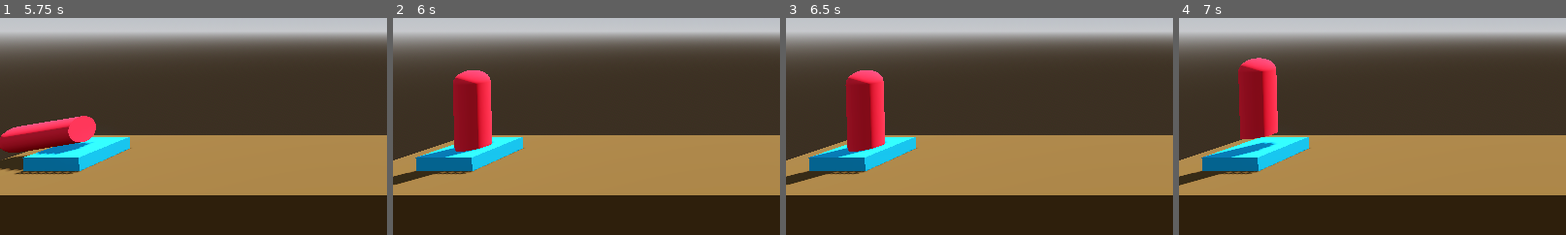
Above: before the commit, frames 1-4 (left to right).
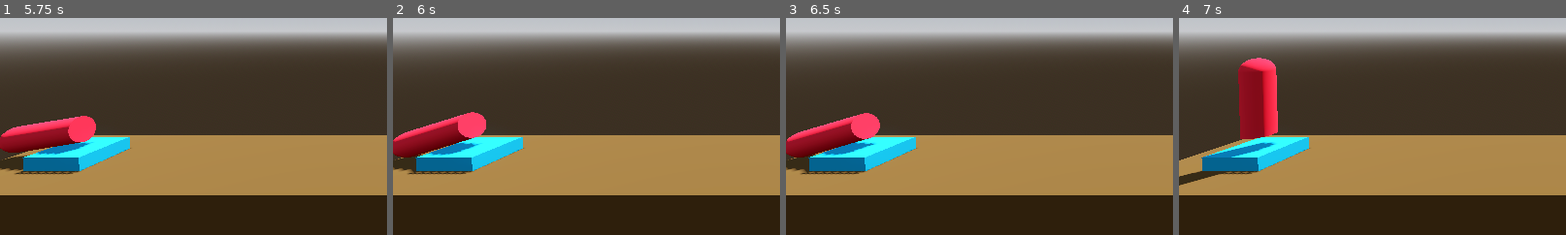
Above: after the commit, the same moments.

Repository: DrDuckson/Project_Boost
Game: Godot game, scene res://scenes/level.tscn
The game is run twice, just before and just after one commit, with the same random seed, the same clock (stepped at 60 frames per second) and the same inputs.
Inputs:
- Up to frame 1 (5.75 s): tap Enter at 0.5 s; hold D (move_right) 0.53-1.28 s; tap R (restart_scene) at 1.25, 2, 2.75 s; hold A (move_left) 1.28-2.03 s; hold D (move_right) 2.03-2.78 s; hold Space (move_up) 2.78-3.53 s; hold A (move_left) from 3.53 s (still down)
- Up to frame 2 (6 s): release A (move_left) at 5.78 s; hold D (move_right) from 5.78 s (still down)
- Up to frame 3 (6.5 s): keep holding D (move_right)
- Up to frame 4 (7 s): tap R (restart_scene) at 6.5 s; release D (move_right) at 6.53 s; hold Space (move_up) from 6.53 s (still down)
The pictures show only the part of the screen within x 0-50%, y 45-95%; the shares and areas given below are measured in that part.

Frame 1 is identical in both runs. In frame 2, 6.2% of the frame differs, in the area x 0-26%, y 24-77%; in frame 3, 6.1%; in frame 4, nothing differs.

Commit message:
Added tweens and "call_deferred" methods

Diff:
--- a/scripts/LandingPad.gd
+++ b/scripts/LandingPad.gd
@@ -1,4 +1,4 @@
 extends CSGBox3D
 
-## Only scenes are exportable
+## Only scenes are exportable (custom)
 @export_file("*.tscn") var file_path
--- a/scripts/player.gd
+++ b/scripts/player.gd
@@ -4,7 +4,7 @@
 @export_range(750.0, 3000.0) var thrust: float = 1000.0
 ## How much drift if pressing directions
 @export var torque_thrust: float = 100.0
-
+var is_transitioning: bool = false
 
 func _ready() -> void:
 	pass
@@ -21,15 +21,22 @@
 	pass
 
 func _on_body_entered(body: Node) -> void:
-	if "Goal" in body.get_groups():
-		complete_level(body.file_path)
-	if "Hazard" in body.get_groups():
-		crash_sequence()
+	if is_transitioning == false:
+		if "Goal" in body.get_groups():
+			complete_level.call_deferred(body.file_path)
+		if "Hazard" in body.get_groups():
+			crash_sequence.call_deferred()
 
 func complete_level(next_level_file: String) -> void:
-	print("You win!")
-	get_tree().change_scene_to_file(next_level_file)
+	set_process(false)
+	is_transitioning = true
+	var tween = create_tween()
+	tween.tween_interval(1.0)
+	tween.tween_callback(get_tree().change_scene_to_file.bind(next_level_file))
 
 func crash_sequence() -> void:
-	print("bem")
-	get_tree().reload_current_scene()
+	set_process(false)
+	is_transitioning = true
+	var tween = create_tween()
+	tween.tween_interval(1.0)
+	tween.tween_callback(get_tree().reload_current_scene)
